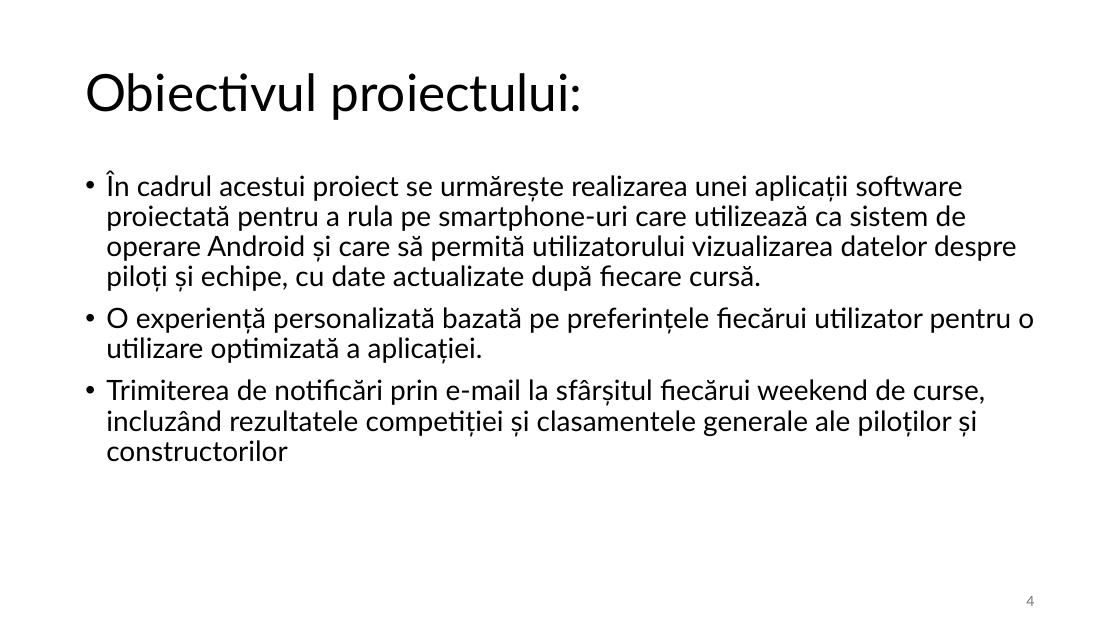
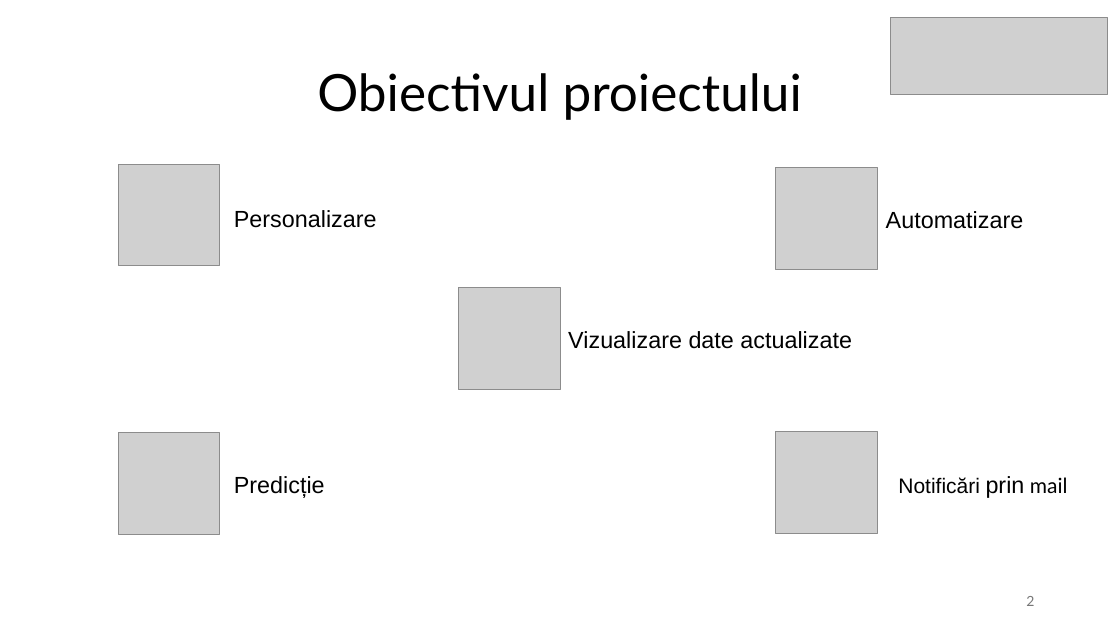
Before and after one commit to Patey0911/Licenta, a slide deck: slide 2 of Mihaly_Bogdan-Matei.pptx (slide 4 before the commit). Drawn at 1120x630 pixels with LibreOffice and Linux fonts; fonts in the diff are those of the drawing; grey boxes stand for pictures. Boxes give left, top, right and bottom in pixels: in the first picture for what was removed or moved away, otherwise in the second. Text is boxed around its words. In the diff, an @@ line names an element or a change of style, - is before the commit and + after.

```diff
--- a/Mihaly_Bogdan-Matei.pptx
+++ b/Mihaly_Bogdan-Matei.pptx
@@ picture added at (891,18,1108,94) @@
@@ title at (317,73,802,120): text changed @@
-Obiectivul proiectului:
+Obiectivul proiectului
@@ text removed at (106,171,1034,462) @@
-• În cadrul acestui proiect se urmărește realizarea unei aplicații software proiectată pentru a rula pe smartphone-uri care utilizează ca sistem de operare Android și care să permită utilizatorului vizualizarea datelor despre piloți și echipe, cu date actualizate după fiecare cursă.
-• O experiență personalizată bazată pe preferințele fiecărui utilizator pentru o utilizare optimizată a aplicației.
-• Trimiterea de notificări prin e-mail la sfârșitul fiecărui weekend de curse, incluzând rezultatele competiției și clasamentele generale ale piloților și constructorilor
@@ picture added at (118,165,220,266) @@
@@ picture added at (776,168,878,270) @@
@@ text added at (234,210,377,228), 20 pt, text #000000 @@
+Personalizare
@@ text added at (886,211,1024,229), 20 pt, text #000000 @@
+Automatizare
@@ picture added at (459,287,560,389) @@
@@ text added at (568,331,852,349), 20 pt, text #000000 @@
+Vizualizare date actualizate
@@ picture added at (118,433,220,534) @@
@@ picture added at (776,432,878,534) @@
@@ text added at (234,476,325,498), 20 pt, text #000000 @@
+Predicție
@@ text added at (898,476,1068,498), 18 pt, text #000000 @@
+Notificări prin mail
@@ page number at (1026,596,1034,606): text changed @@
-4
+2
```
Also in this commit, not shown: 3 other slides changed, 5 slides added, 12 slides removed, 7 other files.
